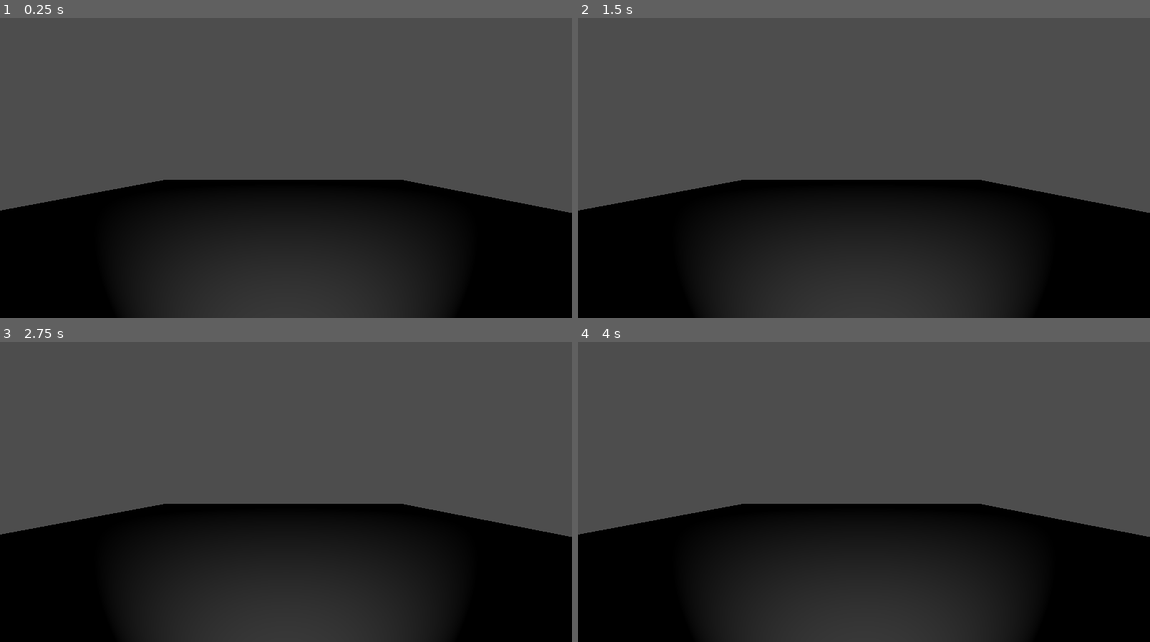
Above: before the commit, frames 1-4 (two rows, left to right).
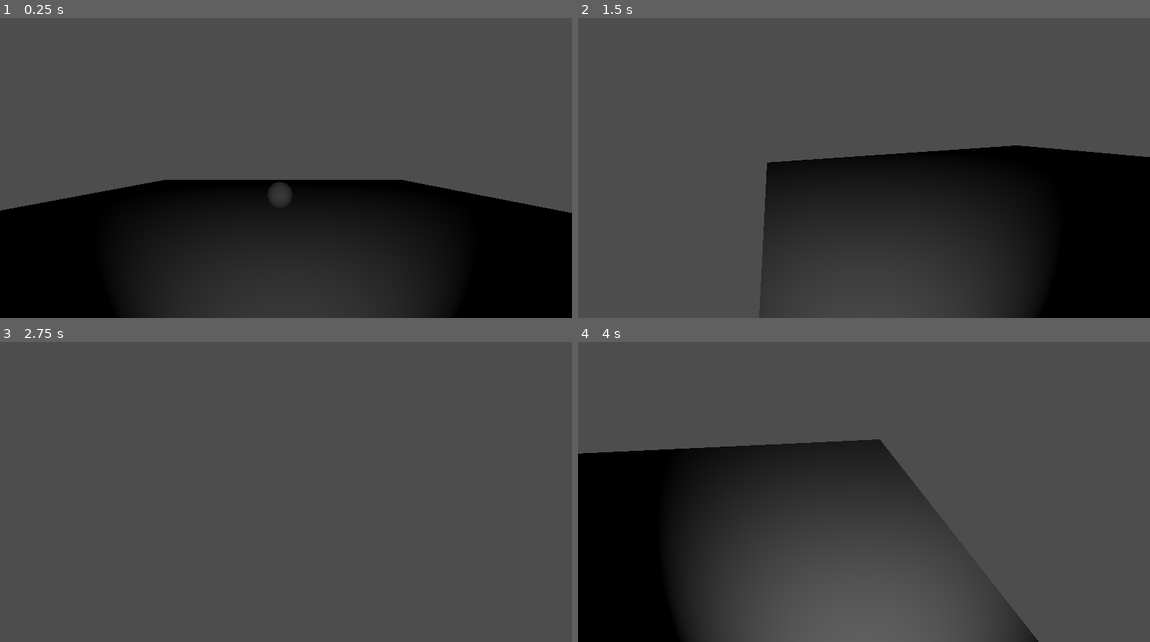
Above: after the commit, the same moments.

Repository: Smg065/WomenGameJam2025
Game: Godot game, scene res://Scenes/Test.tscn
Two runs of this game, one before a commit and one after it. Both use one fixed random seed, a clock stepped at 60 frames per second and the inputs below.
Inputs (mouse positions are in pixels of both pictures, inside the frame that each line leads up to):
- Up to frame 1 (0.25 s): no input
- Up to frame 2 (1.5 s): tap Enter at 0.5 s; move the mouse to (989, 141) at 0.52 s; hold D (MoveRight) 0.53-1.28 s; move the mouse to (749, 174) at 1.27 s; hold S (MoveBack) from 1.28 s (still down)
- Up to frame 3 (2.75 s): move the mouse to (343, 411) at 2.02 s; release S (MoveBack) at 2.03 s; hold D (MoveRight) from 2.03 s (still down)
- Up to frame 4 (4 s): tap Space at 2.75 s; move the mouse to (835, 546) at 2.77 s; release D (MoveRight) at 2.78 s; hold W (MoveForward) 2.78-3.53 s; move the mouse to (1035, 528) at 3.52 s; hold A (MoveLeft) from 3.53 s (still down)

The runs differ from the first frame. In frame 1, 0.2% of the frame differs, in the area x 46-51%, y 54-63%; in frame 2, 21%; in frame 3, 42%; in frame 4, 47%, in the area x 0-100%, y 32-100%.

Commit message:
Push Before Sleep

Diff:
--- a/Scenes/Test.tscn
+++ b/Scenes/Test.tscn
@@ -9,6 +9,9 @@
 [node name="CSGBox3D" type="CSGBox3D" parent="."]
 transform = Transform3D(1, 0, 0, 0, 1, 0, 0, 0, 1, -0.224653, 0.0935199, -7.8696)
 size = Vector3(20, 1, 20)
+
+[node name="CSGSphere3D" type="CSGSphere3D" parent="CSGBox3D"]
+transform = Transform3D(1, 0, 0, 0, 1, 0, 0, 0, 1, 0, 1, 0)
 
 [node name="CharacterBody3D" type="CharacterBody3D" parent="." node_paths=PackedStringArray("mainCamera", "cuteCamera")]
 transform = Transform3D(1, 0, 0, 0, 1, 0, 0, 0, 1, 0, 2, 0)
@@ -29,14 +32,17 @@
 spot_angle_attenuation = 0.5
 
 [node name="TextureRect" type="TextureRect" parent="."]
+visible = false
 anchors_preset = 15
 anchor_right = 1.0
 anchor_bottom = 1.0
 grow_horizontal = 2
 grow_vertical = 2
+mouse_filter = 2
 
 [node name="SubViewport" type="SubViewport" parent="TextureRect"]
 
 [node name="CuteCamera" type="Camera3D" parent="TextureRect/SubViewport"]
 transform = Transform3D(1, 0, 0, 0, 1, 0, 0, 0, 1, 0, 2.50478, 0)
+visible = false
 cull_mask = 1048573
--- a/Scripts/FirstPersonCharacter.gd
+++ b/Scripts/FirstPersonCharacter.gd
@@ -3,21 +3,38 @@
 
 @export var mainCamera : Camera3D
 @export var cuteCamera : Camera3D
+@export var mouseSensitivity : float = .005
 
 func _ready() -> void:
 	sync_cameras()
 
-func _physics_process(delta: float) -> void:
-	var inputVector : Vector2 = get_inputs()
-	var fromCamera : Vector3 = Vector3(inputVector.x, 0, inputVector.y)
-	velocity = fromCamera * delta * 100
-	print(fromCamera * delta * 10)
+func _process(delta: float) -> void:
+	var inputVector : Vector2 = get_move_vector()
+	var relativeMove : Vector3 = global_transform.basis.z * inputVector.y
+	relativeMove += global_transform.basis.x * inputVector.x
+	velocity = relativeMove * delta * 150
+	move_and_slide()
+	if Input.is_action_just_pressed("Pause"):
+		if Input.mouse_mode == Input.MOUSE_MODE_CAPTURED:
+			Input.set_mouse_mode(Input.MOUSE_MODE_VISIBLE)
+		else:
+			Input.set_mouse_mode(Input.MOUSE_MODE_CAPTURED)
+	move_camera(-Input.get_vector("CameraLeft","CameraRight","CameraUp","CameraDown") * Vector2(10,7))
 
-func get_inputs() -> Vector2:
+func _input(event: InputEvent) -> void:
+	if event is InputEventMouseMotion:
+		clamp(mainCamera.rotation_degrees.x, -120, 120)
+		move_camera(-event.relative)
+
+func get_move_vector() -> Vector2:
 	var inputVector : Vector2
-	inputVector.x = Input.get_axis("MoveBack", "MoveForward")
-	inputVector.y = Input.get_axis("MoveLeft", "MoveRight")
+	inputVector.y = Input.get_axis("MoveForward", "MoveBack")
+	inputVector.x = Input.get_axis("MoveLeft", "MoveRight")
 	return inputVector.normalized()
+
+func move_camera(cameraInput : Vector2) -> void:
+	rotate_y(cameraInput.x * mouseSensitivity)
+	mainCamera.rotate_x(cameraInput.y * mouseSensitivity)
 
 func sync_cameras():
 	cuteCamera.position = mainCamera.position
--- a/project.godot
+++ b/project.godot
@@ -43,21 +43,51 @@
 MoveForward={
 "deadzone": 0.5,
 "events": [Object(InputEventKey,"resource_local_to_scene":false,"resource_name":"","device":-1,"window_id":0,"alt_press …(192 unchanged characters)…
+, Object(InputEventJoypadMotion,"resource_local_to_scene":false,"resource_name":"","device":-1,"axis":1,"axis_value":-1.0,"script":null)
 ]
 }
 MoveBack={
 "deadzone": 0.5,
 "events": [Object(InputEventKey,"resource_local_to_scene":false,"resource_name":"","device":-1,"window_id":0,"alt_press …(192 unchanged characters)…
+, Object(InputEventJoypadMotion,"resource_local_to_scene":false,"resource_name":"","device":-1,"axis":1,"axis_value":1.0,"script":null)
 ]
 }
 MoveLeft={
 "deadzone": 0.5,
 "events": [Object(InputEventKey,"resource_local_to_scene":false,"resource_name":"","device":-1,"window_id":0,"alt_press …(191 unchanged characters)…
+, Object(InputEventJoypadMotion,"resource_local_to_scene":false,"resource_name":"","device":-1,"axis":0,"axis_value":-1.0,"script":null)
 ]
 }
 MoveRight={
 "deadzone": 0.5,
 "events": [Object(InputEventKey,"resource_local_to_scene":false,"resource_name":"","device":-1,"window_id":0,"alt_press …(192 unchanged characters)…
+, Object(InputEventJoypadMotion,"resource_local_to_scene":false,"resource_name":"","device":-1,"axis":0,"axis_value":1.0,"script":null)
+]
+}
+Pause={
+"deadzone": 0.5,
+"events": [Object(InputEventKey,"resource_local_to_scene":false,"resource_name":"","device":-1,"window_id":0,"alt_pressed":false,"shift_pressed":false,"ctrl_pressed":false,"meta_pressed":false,"pressed":false,"keycode":0,"physical_keycode":4194305,"key_label":0,"unicode":0,"location":0,"echo":false,"script":null)
+, Object(InputEventJoypadButton,"resource_local_to_scene":false,"resource_name":"","device":-1,"button_index":6,"pressure":0.0,"pressed":true,"script":null)
+]
+}
+CameraUp={
+"deadzone": 0.5,
+"events": [Object(InputEventJoypadMotion,"resource_local_to_scene":false,"resource_name":"","device":-1,"axis":3,"axis_value":-1.0,"script":null)
+]
+}
+CameraDown={
+"deadzone": 0.5,
+"events": [Object(InputEventJoypadMotion,"resource_local_to_scene":false,"resource_name":"","device":-1,"axis":3,"axis_value":1.0,"script":null)
+]
+}
+CameraLeft={
+"deadzone": 0.5,
+"events": [Object(InputEventJoypadMotion,"resource_local_to_scene":false,"resource_name":"","device":-1,"axis":2,"axis_value":-1.0,"script":null)
+]
+}
+CameraRight={
+"deadzone": 0.5,
+"events": [Object(InputEventJoypadMotion,"resource_local_to_scene":false,"resource_name":"","device":-1,"axis":2,"axis_value":1.0,"script":null)
 ]
 }
 
